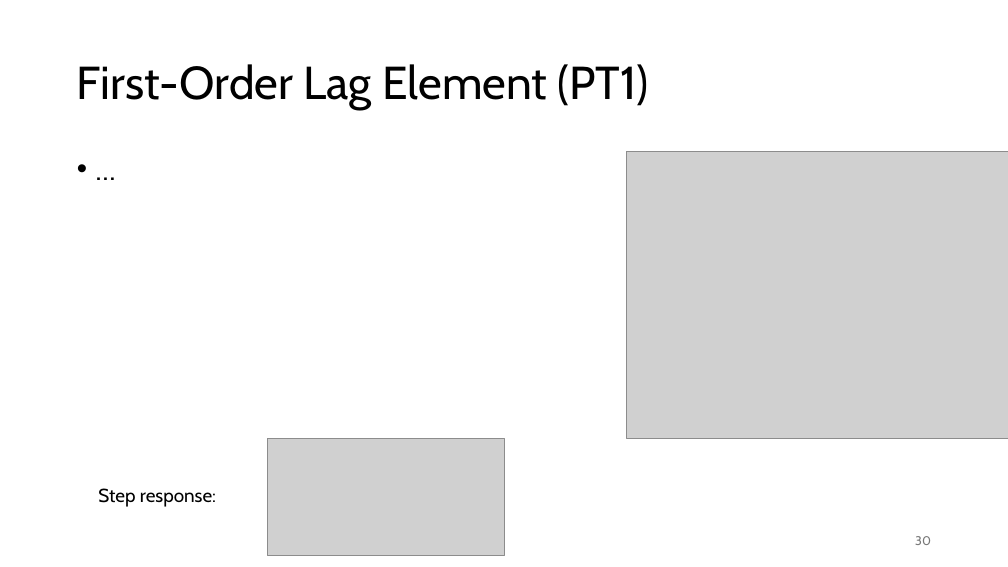
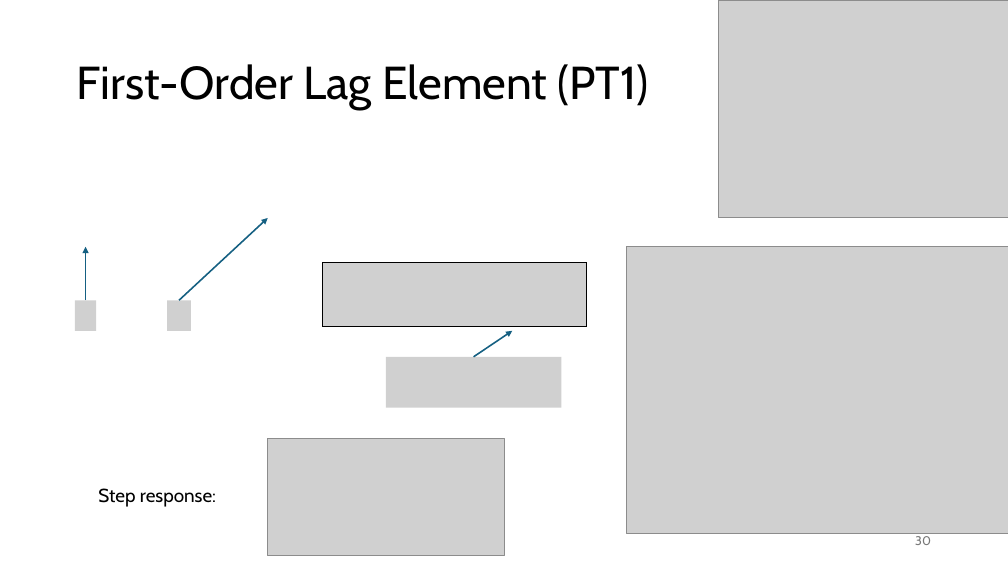
Before and after one commit to FelixWick/control_engineering, a slide deck: slide 30 of slides/3_Laplace.pptx. Drawn at 1008x567 pixels with LibreOffice and Linux fonts; fonts in the diff are those of the drawing; grey boxes stand for pictures. Boxes give left, top, right and bottom in pixels: in the first picture for what was removed or moved away, otherwise in the second. Text is boxed around its words. In the diff, an @@ line names an element or a change of style, - is before the commit and + after.

Commit message:
more elements

```diff
--- a/slides/3_Laplace.pptx
+++ b/slides/3_Laplace.pptx
@@ picture added at (x1=718, y1=0, x2=1008, y2=218) @@
@@ text removed at (x1=70, y1=151, x2=939, y2=511) @@
-• …
@@ arrow added from (179, 300) to (268, 218), #156082 1.5 pt @@
@@ arrow added from (85, 300) to (85, 247), #156082 1.5 pt @@
@@ picture added at (x1=323, y1=263, x2=587, y2=327) @@
@@ picture moved from (x1=626, y1=151, x2=1008, y2=438) to (x1=626, y1=247, x2=1008, y2=534) @@
@@ picture added at (x1=75, y1=300, x2=96, y2=330) @@
@@ picture added at (x1=167, y1=300, x2=191, y2=330) @@
@@ picture added at (x1=386, y1=357, x2=561, y2=408) @@
@@ arrow added from (473, 357) to (513, 331), #156082 1.5 pt @@
```
Also in this commit, not shown: 1 other slide changed.
